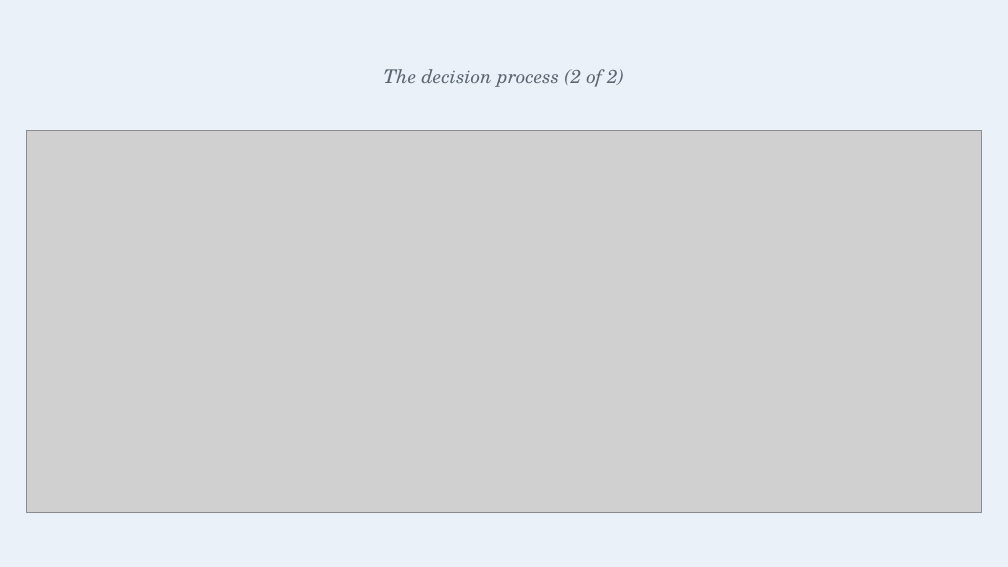
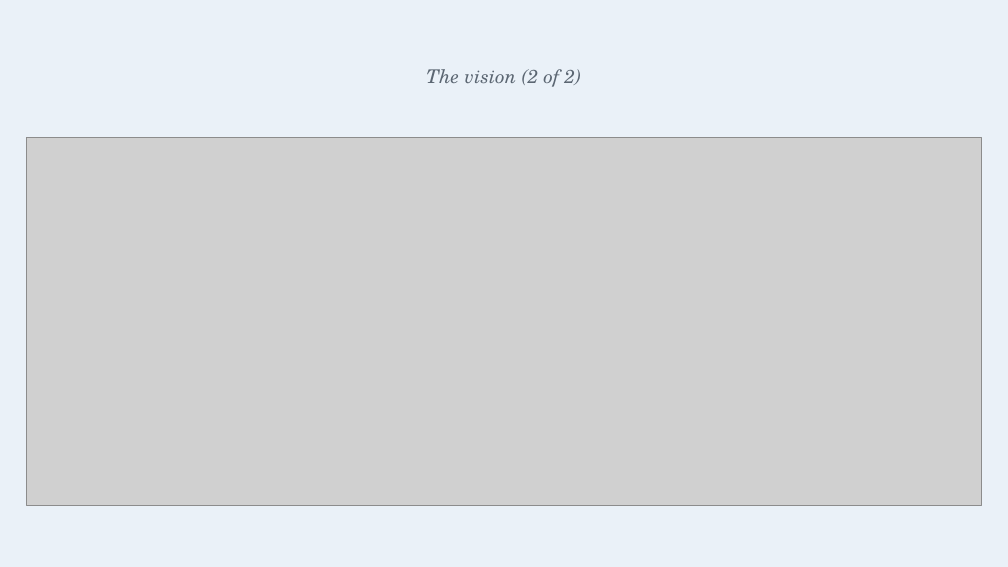
Before and after one commit to benjiesotelo-sudo/Telos_FIN1209, a slide deck: slide 5 of special-lecture/FIN1209-Special-Lecture-2-StockDesk.pptx. Drawn at 1008x567 pixels with LibreOffice and Linux fonts; fonts in the diff are those of the drawing; grey boxes stand for pictures. Boxes give left, top, right and bottom in pixels: in the first picture for what was removed or moved away, otherwise in the second. Text is boxed around its words. In the diff, an @@ line names an element or a change of style, - is before the commit and + after.

```diff
--- a/special-lecture/FIN1209-Special-Lecture-2-StockDesk.pptx
+++ b/special-lecture/FIN1209-Special-Lecture-2-StockDesk.pptx
@@ text at bbox=[426, 69, 582, 87]: text changed @@
-The decision process (2 of 2)
+The vision (2 of 2)
@@ picture: place and size @@
-picture at bbox=[26, 130, 982, 512]
+picture at bbox=[26, 138, 982, 505]
```
Also in this commit, not shown: 2 other slides changed, 2 other files.
